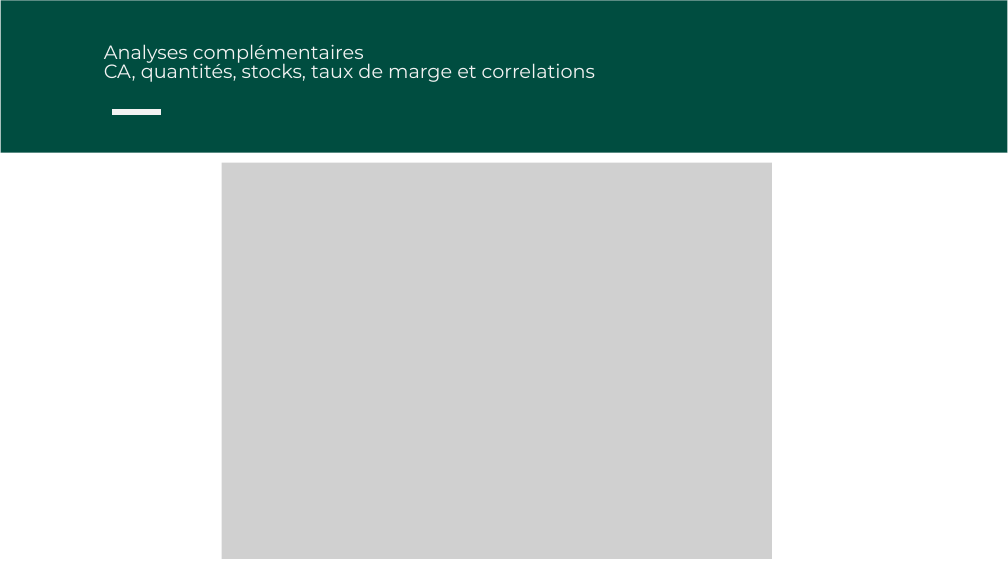
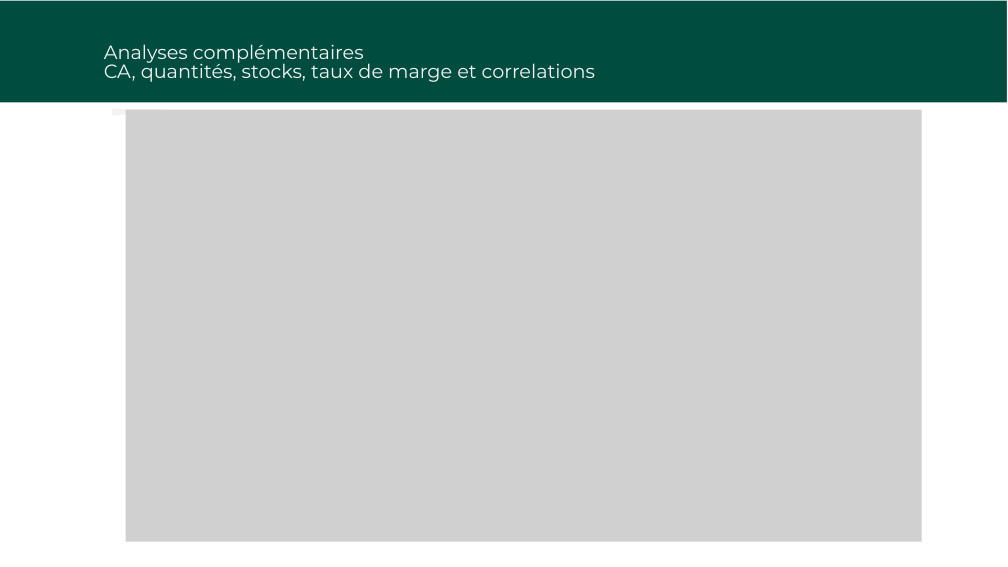
Before and after one commit to hNnicolas/P8_Gestion_donnee_boutique_python, a slide deck: slide 7 of Huang_Nicolas_2_Presentation_Bottleneck_102025.pptx (slide 9 before the commit). Drawn at 1008x567 pixels with LibreOffice and Linux fonts; fonts in the diff are those of the drawing; grey boxes stand for pictures. Boxes give left, top, right and bottom in pixels: in the first picture for what was removed or moved away, otherwise in the second. Text is boxed around its words. In the diff, an @@ line names an element or a change of style, - is before the commit and + after.

```diff
--- a/Huang_Nicolas_2_Presentation_Bottleneck_102025.pptx
+++ b/Huang_Nicolas_2_Presentation_Bottleneck_102025.pptx
@@ freeform shape: place and size @@
-freeform shape at bbox=[0, 0, 1008, 154]
+freeform shape at bbox=[0, 0, 1008, 103]
@@ freeform shape: place and size @@
-freeform shape at bbox=[0, 0, 1008, 153]
+freeform shape at bbox=[0, 1, 1007, 103]
@@ picture: place and size @@
-picture at bbox=[222, 163, 772, 559]
+picture at bbox=[125, 109, 921, 541]
```
Also in this commit, not shown: 4 other slides changed, 2 slides added, 15 other files.
